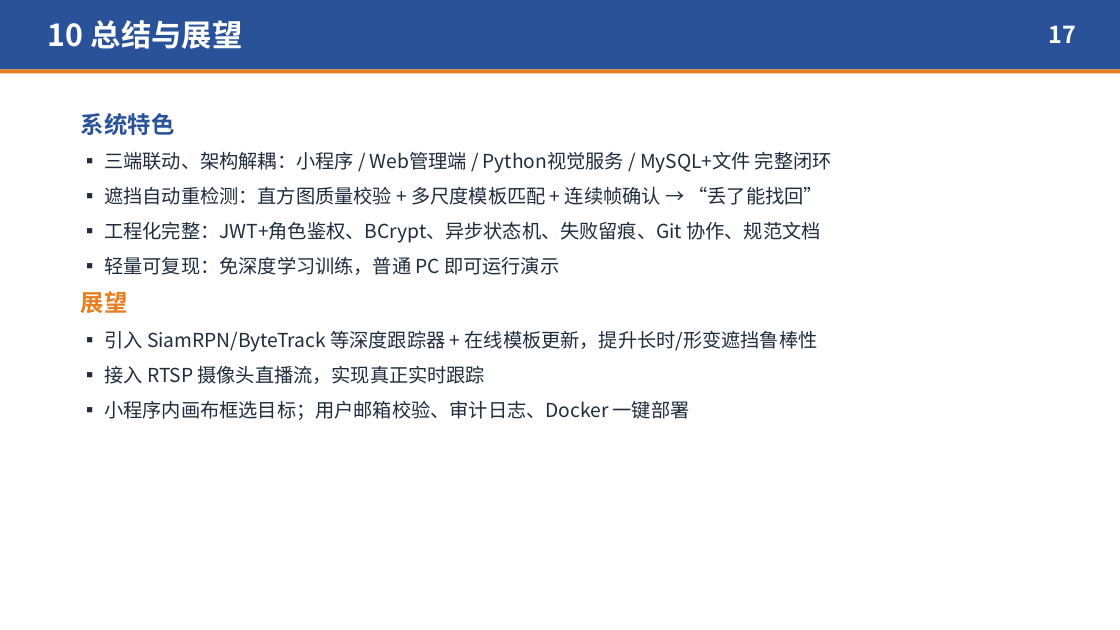
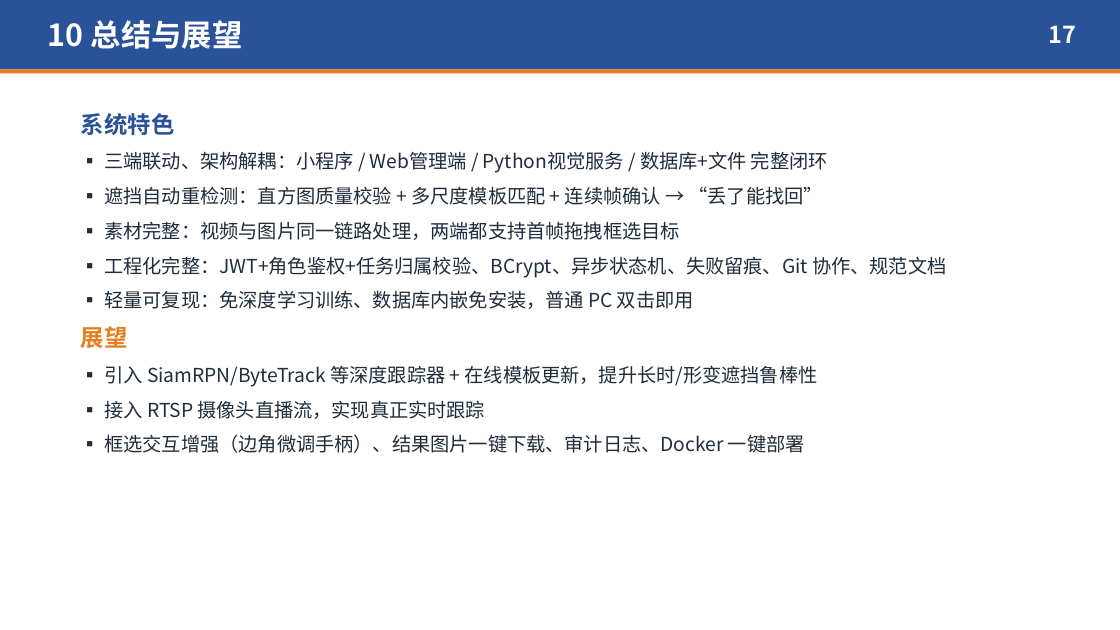
Before and after one commit to Aiden-crazy/object-tracking, a slide deck: slide 17 of 03-答辩PPT/综合实践III答辩PPT-单目标跟踪系统.pptx. Drawn at 1120x630 pixels with LibreOffice and Linux fonts; fonts in the diff are those of the drawing. Boxes give left, top, right and bottom in pixels: in the first picture for what was removed or moved away, otherwise in the second. Text is boxed around its words. In the diff, an @@ line names an element or a change of style, - is before the commit and + after.

Commit message:
fix: 对照任务书与报告做合规核查，修复越权/防抖失效等缺陷并支持图片素材
依据《综合实践III任务书》与课程设计报告逐项核对，修正文档与代码不一致处：

视觉模块（vision）
- 修复丢失确认防抖失效：直方图校验只在每5帧执行，中间帧会把连续计数清零，
  导致 LOST_CONFIRM(3) 形同虚设；改为仅在校验帧更新计数并新增越界连续帧计数 OOB_CONFIRM。
  同一测试视频：搜索帧 74 -> 64，正常跟踪帧 346 -> 356，仍能第199帧丢失、第262帧找回。
- 新增图片素材链路 process_image()：任务书要求"提交图片或者视频"，此前上传图片会当作
  视频处理而失败；现输出标注目标框的结果图，统计口径与视频一致。
- 新增 imread_unicode()（cv2.imread 同样不支持中文路径）；extract_first_frame 兼容图片。
- 文档字符串去掉未实现的 ORB 描述，改为实际的多尺度灰度模板匹配；GUI 实时 FPS 此前恒为 0。

后端（server）
- 修复越权访问：/api/task/{id} 与 /api/task/{id}/start 未校验任务归属，
  任意登录用户可读取/启动他人任务，现补充归属校验并返回 403。
- 支持图片任务结果落盘为 *_tracked.jpg；media_type 判定改为扩展名优先。
- 视觉服务接口文档与 prepare 调用补充完整。

前端（网页检测端 + 小程序）
- 支持图片素材：选图后直接进入框选步骤，结果按类型用 video/img 展示。
- 小程序支持视频或图片，页面文案同步。

工具与文档
- 修复 build_jar_nomaven.ps1 只更新 class、不刷新 src/main/resources 的缺陷
  （改了前端页面/配置后打出的 jar 仍是旧内容），并补回 UTF-8 BOM。
- 新增 tools/regression_test.py：50 项端到端回归断言，退出码可直接用于自检。
- 修正 web_screens/test_* 脚本里写死的桌面路径，改为仓库内相对定位。
- 报告 docx 与答辩 PPT 同步修正过时描述（ORB、坐标输入、中央框选、环境版本、
  接口清单、启动步骤、展望），并更新实测数据；README 增加任务书对照自检与回归测试说明。

```diff
--- a/03-答辩PPT/综合实践III答辩PPT-单目标跟踪系统.pptx
+++ b/03-答辩PPT/综合实践III答辩PPT-单目标跟踪系统.pptx
@@ text at box(104, 151, 828, 173): text changed @@
-▪ 三端联动、架构解耦：小程序 / Web管理端 / Python视觉服务 / MySQL+文件 完整闭环
+▪ 三端联动、架构解耦：小程序 / Web管理端 / Python视觉服务 / 数据库+文件 完整闭环
@@ text at box(104, 221, 946, 309): text changed @@
-▪ 工程化完整：JWT+角色鉴权、BCrypt、异步状态机、失败留痕、Git 协作、规范文档
-▪ 轻量可复现：免深度学习训练，普通 PC 即可运行演示
+▪ 素材完整：视频与图片同一链路处理，两端都支持首帧拖拽框选目标
+▪ 工程化完整：JWT+角色鉴权+任务归属校验、BCrypt、异步状态机、失败留痕、Git 协作、规范文档
+▪ 轻量可复现：免深度学习训练、数据库内嵌免安装，普通 PC 双击即用
@@ text at box(104, 434, 805, 453): text changed @@
-▪ 小程序内画布框选目标；用户邮箱校验、审计日志、Docker 一键部署
+▪ 框选交互增强（边角微调手柄）、结果图片一键下载、审计日志、Docker 一键部署
```
Also in this commit, not shown: 10 other slides changed, 37 other files.
